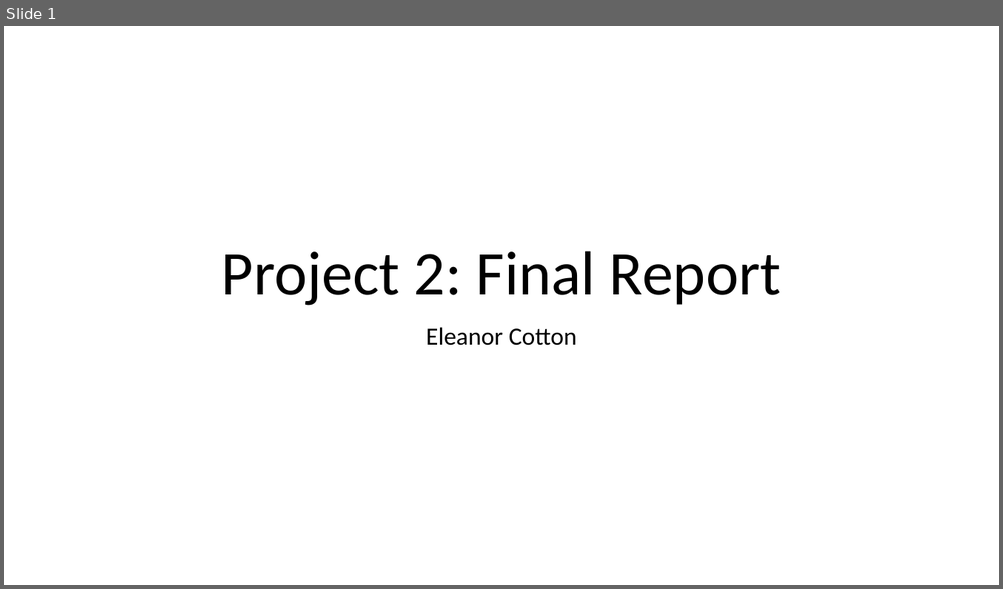
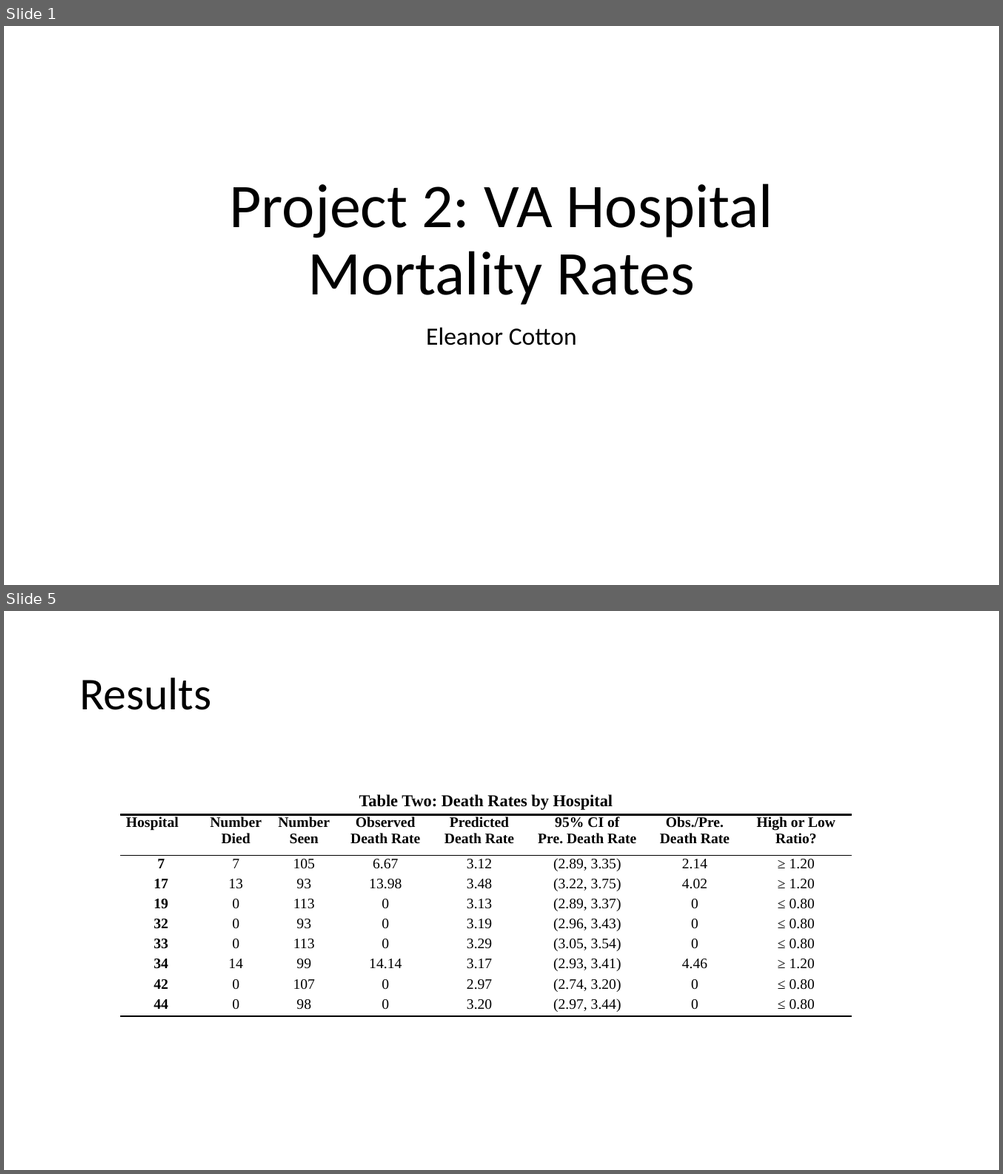
Before and after one commit to elcotton/bios6623-elcotton, a slide deck: Project2/Reports/BIOS6623_Project2_FinalPresentation.pptx. Shown one above the other, each under a label of ours: slide 1 before the commit, slides 1 and 5 after it; the slides between them are not shown. The pictures are 1003x589 and 1003x1174 pixels, drawn with LibreOffice and Linux fonts; fonts in the diff are those of the drawing. Boxes give left, top, right and bottom in pixels: in the first picture for what was removed or moved away, otherwise in the second. Text is boxed around its words. In the diff, an @@ line names an element or a change of style, - is before the commit and + after.

Commit message:
Additions to final report and presentation

```diff
--- a/Project2/Reports/BIOS6623_Project2_FinalPresentation.pptx
+++ b/Project2/Reports/BIOS6623_Project2_FinalPresentation.pptx
@@ slide 5 added at box(4, 611, 999, 1170), background #FFFFFF @@
@@ title added at box(79, 678, 211, 710), 44 pt, text #000000 @@
+Results
@@ table added at box(120, 792, 851, 1017), 10 rows, 8 columns @@
+Table Two: Death Rates by Hospital |  |  |  |  |  |  | 
+Hospital | Number / Died | Number / Seen | Observed / Death Rate | Predicted / Death Rate | 95% CI of / Pre. Death Rate | Obs./Pre. / Death Rate | High or Low / Ratio?
+7 | 7 | 105 | 6.67 | 3.12 | (2.89, 3.35) | 2.14 | ≥ 1.20
+17 | 13 | 93 | 13.98 | 3.48 | (3.22, 3.75) | 4.02 | ≥ 1.20
+19 | 0 | 113 | 0 | 3.13 | (2.89, 3.37) | 0 | ≤ 0.80
+32 | 0 | 93 | 0 | 3.19 | (2.96, 3.43) | 0 | ≤ 0.80
+33 | 0 | 113 | 0 | 3.29 | (3.05, 3.54) | 0 | ≤ 0.80
+34 | 14 | 99 | 14.14 | 3.17 | (2.93, 3.41) | 4.46 | ≥ 1.20
+42 | 0 | 107 | 0 | 2.97 | (2.74, 3.20) | 0 | ≤ 0.80
+44 | 0 | 98 | 0 | 3.20 | (2.97, 3.44) | 0 | ≤ 0.80
@@ slide 1 changed as well @@
@@ title at box(229, 184, 773, 305): text changed @@
-Project 2: Final Report
+Project 2: VA Hospital Mortality Rates
```
Also in this commit, not shown: 2 other slides changed, 4 other slides added, 4 slides removed, 4 other files.
